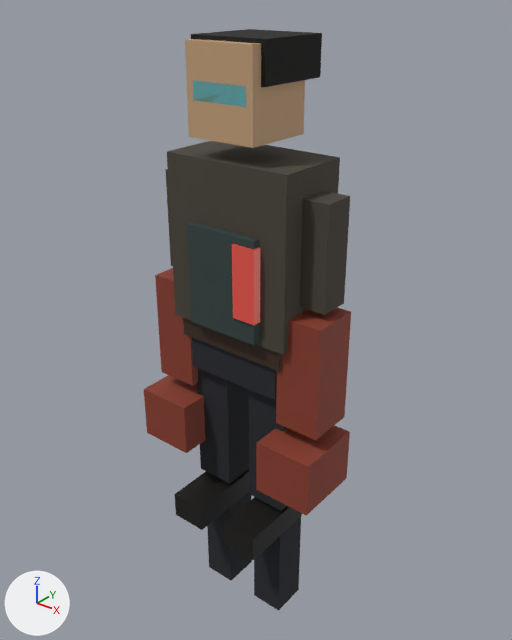
What one commit did to the glTF model characters/he/he_blockout.glb.
Rendered twice from a 50 mm lens placed at (1.122, -1.386, 1.873), pointed at (-0.02, 0.041, 0.988). The lights are fixed; the arrows at lower left show +X, +Y and +Z. The first picture is the older version. Where no turn or scale is listed for an object, it has been applied to the vertices.

The older version as bpy lines, for what is in view:
```python
ob_belt = bpy.data.objects.new('Belt', me_box_belt)
ob_belt.location = (0.0, 0.0, 0.98)
ob_hipsmesh = bpy.data.objects.new('HipsMesh', me_box_pants)
ob_hipsmesh.parent = ob_hips
ob_hipsmesh.location = (0.0, 0.0, 0.0)
ob_hipsmesh.scale = (0.3, 0.18, 0.14)
ob_l_shinmesh = bpy.data.objects.new('L_ShinMesh', me_box_pants)
ob_l_shinmesh.parent = ob_l_shin
ob_l_shinmesh.location = (0.0, 0.0, -0.2)
ob_l_shinmesh.scale = (0.1, 0.11, 0.4)
ob_l_thighmesh = bpy.data.objects.new('L_ThighMesh', me_box_pants)
ob_l_thighmesh.parent = ob_l_thigh
ob_l_thighmesh.location = (0.0, 0.0, -0.2)
ob_l_thighmesh.scale = (0.12, 0.13, 0.4)
ob_r_forearmmesh = bpy.data.objects.new('R_ForearmMesh', me_box_wrap)
ob_r_forearmmesh.parent = ob_r_forearm
ob_r_forearmmesh.location = (0.0, -0.02, -0.16)
ob_r_forearmmesh.scale = (0.13, 0.14, 0.32)
ob_r_shinmesh = bpy.data.objects.new('R_ShinMesh', me_box_pants)
ob_r_shinmesh.parent = ob_r_shin
ob_r_shinmesh.location = (0.0, 0.0, -0.2)
ob_r_shinmesh.scale = (0.1, 0.11, 0.4)
ob_r_thighmesh = bpy.data.objects.new('R_ThighMesh', me_box_pants)
ob_r_thighmesh.parent = ob_r_thigh
ob_r_thighmesh.location = (0.0, 0.0, -0.2)
ob_r_thighmesh.scale = (0.12, 0.13, 0.4)
ob_r_upperarmmesh = bpy.data.objects.new('R_UpperArmMesh', me_box_coat)
ob_r_upperarmmesh.parent = ob_r_upperarm
ob_r_upperarmmesh.location = (0.0, 0.0, -0.14)
ob_r_upperarmmesh.scale = (0.09, 0.09, 0.28)
ob_torsomesh = bpy.data.objects.new('TorsoMesh', me_box_coat)
ob_torsomesh.parent = ob_torso
ob_torsomesh.location = (0.0, 0.0, 0.22)
ob_torsomesh.scale = (0.38, 0.22, 0.46)
# also in view: 'L_ForearmMesh' at (-0.22, -0.02, 0.94); 'R_Foot' at (0.1, -0.07, 0.4); 'ShirtFront' at (0.0, -0.11, 1.16); 'Hair' at (0.0, 0.02, 1.7); 'ChestMark' at (0.08, -0.12, 1.18)
```
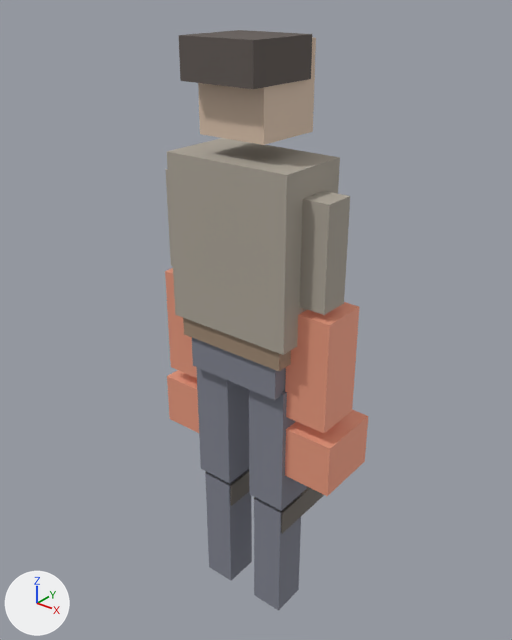
Pixel boxes [x1, y1, x2, y2] of what changed, in the pictures (512 x 640 px):
'TorsoMesh', recoloured, surface changed (lighter)
    both: [167, 141, 340, 355]
'HeadMesh', recoloured, surface changed, moved (brown to beige)
    before: [185, 39, 305, 148]
    after: [198, 37, 316, 145]
'R_ForearmMesh', recoloured, surface changed, moved (red to brown)
    before: [276, 307, 351, 440]
    after: [285, 302, 359, 433]
'R_FistMesh', recoloured, surface changed, moved (red to brown)
    before: [256, 425, 350, 516]
    after: [285, 410, 368, 496]
'Hair', recoloured, moved (black to dark grey)
    before: [191, 29, 322, 87]
    after: [179, 30, 312, 89]
'R_UpperArmMesh', recoloured, surface changed (lighter)
    both: [300, 191, 350, 315]
'ShirtFront', recoloured, surface changed, moved (not visible afterwards)
    before: [187, 222, 259, 345]
'L_ThighMesh', recoloured, surface changed (black to grey)
    both: [197, 368, 249, 484]
'R_ThighMesh', recoloured, surface changed (black to grey)
    both: [249, 390, 287, 511]
'R_ShinMesh', recoloured, surface changed (black to grey)
    both: [254, 498, 301, 611]
'L_FistMesh', recoloured, surface changed, moved
    before: [144, 375, 205, 453]
    after: [167, 370, 199, 433]
'L_ShinMesh', recoloured, surface changed (black to grey)
    both: [207, 473, 252, 580]
'R_Foot', recoloured, surface changed, moved (black to grey)
    before: [224, 497, 302, 560]
    after: [254, 487, 324, 534]
'L_ForearmMesh', recoloured, surface changed, moved
    before: [155, 268, 198, 386]
    after: [165, 268, 197, 378]
'HipsMesh', recoloured, surface changed (black to grey)
    both: [192, 338, 277, 400]
'L_Foot', recoloured, surface changed, moved (lighter)
    before: [175, 469, 249, 530]
    after: [205, 470, 249, 506]
'ChestMark', recoloured, surface changed, moved (not visible afterwards)
    before: [232, 244, 260, 325]
'Belt', recoloured, surface changed (brown to beige)
    both: [183, 318, 282, 371]
'Visor', recoloured, moved (not visible afterwards)
    before: [193, 80, 246, 107]
'L_UpperArmMesh', recoloured, surface changed (lighter)
    both: [165, 169, 173, 266]

The change in detail:
Material 'pants' (mat_pants) changes colour from black #21232a to grey #818490; in linear values from (0.0152, 0.017, 0.0231) to (0.22, 0.23, 0.28).
In material 'pants' (mat_pants), roughness goes from 0.86 to 0.84.
Material 'belt' (mat_belt) changes colour from brown #3a2a1c to beige #a28b76; in linear values from (0.043, 0.0231, 0.0119) to (0.36, 0.26, 0.18).
In material 'belt' (mat_belt), roughness goes from 0.7 to 0.68.
Material 'coat' (mat_coat) changes colour from brown #494339 to grey #ada699; in linear values from (0.0658, 0.0564, 0.0415) to (0.42, 0.38, 0.32).
In material 'coat' (mat_coat), roughness goes from 0.82 to 0.78.
Material 'shirt' (mat_shirt) changes colour from greyish cyan #314240 to grey #90aaa6; in linear values from (0.0303, 0.0546, 0.0511) to (0.28, 0.4, 0.38).
In material 'shirt' (mat_shirt), roughness goes from 0.78 to 0.72.
Material 'mark' (mat_mark) changes colour from red #b62c25 to pink #e58176; in linear values from (0.465, 0.0254, 0.0189) to (0.78, 0.22, 0.18).
In material 'mark' (mat_mark), roughness goes from 0.45 to 0.42.
In material 'mark' (mat_mark), emission_color goes from (0.22, 0.04, 0.03) (red #813830) to (0.45, 0.08, 0.05) (red #b3503f).
Material 'skin' (mat_skin) changes colour from brown #c5a27b to beige #ddc4ad; in linear values from (0.56, 0.359, 0.198) to (0.72, 0.55, 0.42).
In material 'skin' (mat_skin), roughness goes from 0.62 to 0.58.
Material 'hair' (mat_hair) changes colour from black #13110e to dark grey #615955; in linear values from (0.00658, 0.00552, 0.00456) to (0.12, 0.1, 0.09).
Material 'visor' (mat_visor) changes colour from dark blue #152c37 to blue #618190; in linear values from (0.00775, 0.0254, 0.0385) to (0.12, 0.22, 0.28).
In material 'visor' (mat_visor), emission_color goes from (0.08, 0.28, 0.32) (cyan #509099) to (0.16, 0.55, 0.62) (cyan #6fc4ce).
Material 'wrap' (mat_wrap) changes colour from red #8c3e2c to brown #ce9076; in linear values from (0.263, 0.0478, 0.0254) to (0.62, 0.28, 0.18).
In material 'wrap' (mat_wrap), metallic goes from 0.05 to 0.04.
In material 'wrap' (mat_wrap), roughness goes from 0.7 to 0.62.
In material 'wrap' (mat_wrap), emission_color is now set to (0.12, 0.03, 0.02), dark red #613027.
In material 'wrap' (mat_wrap), emission_strength is now set to 1.0.
Material 'boot' (mat_boot) changes colour from black #151311 to grey #6f6961; in linear values from (0.00775, 0.00658, 0.00552) to (0.16, 0.14, 0.12).
In material 'boot' (mat_boot), roughness goes from 0.55 to 0.5.
Object 'ShirtFront' (ob_shirtfront) moves from (0.0, -0.11, 1.16) to (0.0, 0.11, 1.16).
Object 'ChestMark' (ob_chestmark) moves from (0.08, -0.12, 1.18) to (0.08, 0.12, 1.18).
Object 'HeadMesh' (ob_headmesh) moves from (0.0, -0.02, 1.63) to (0.0, 0.02, 1.63).
Object 'Hair' (ob_hair) moves from (0.0, 0.02, 1.7) to (0.0, -0.02, 1.7).
Object 'Visor' (ob_visor) moves from (0.0, -0.1, 1.63) to (0.0, 0.1, 1.63).
Object 'L_ForearmMesh' (ob_l_forearmmesh) moves from (0.0, -0.02, -0.16) to (0.0, 0.02, -0.16).
Object 'L_FistMesh' (ob_l_fistmesh) moves from (0.0, -0.05, -0.1) to (0.0, 0.05, -0.1).
Object 'R_ForearmMesh' (ob_r_forearmmesh) moves from (0.0, -0.02, -0.16) to (0.0, 0.02, -0.16).
Object 'R_FistMesh' (ob_r_fistmesh) moves from (0.0, -0.05, -0.1) to (0.0, 0.05, -0.1).
Object 'L_Foot' (ob_l_foot) moves from (0.0, -0.07, -0.04) to (0.0, 0.07, -0.04).
Object 'R_Foot' (ob_r_foot) moves from (0.0, -0.07, -0.04) to (0.0, 0.07, -0.04).
